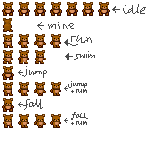
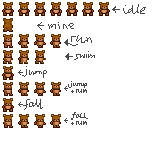
Layered file, before and after one edit (160 × 160). Changes by layer:
painted on "Layer 21" over [6, 18, 13, 32]
